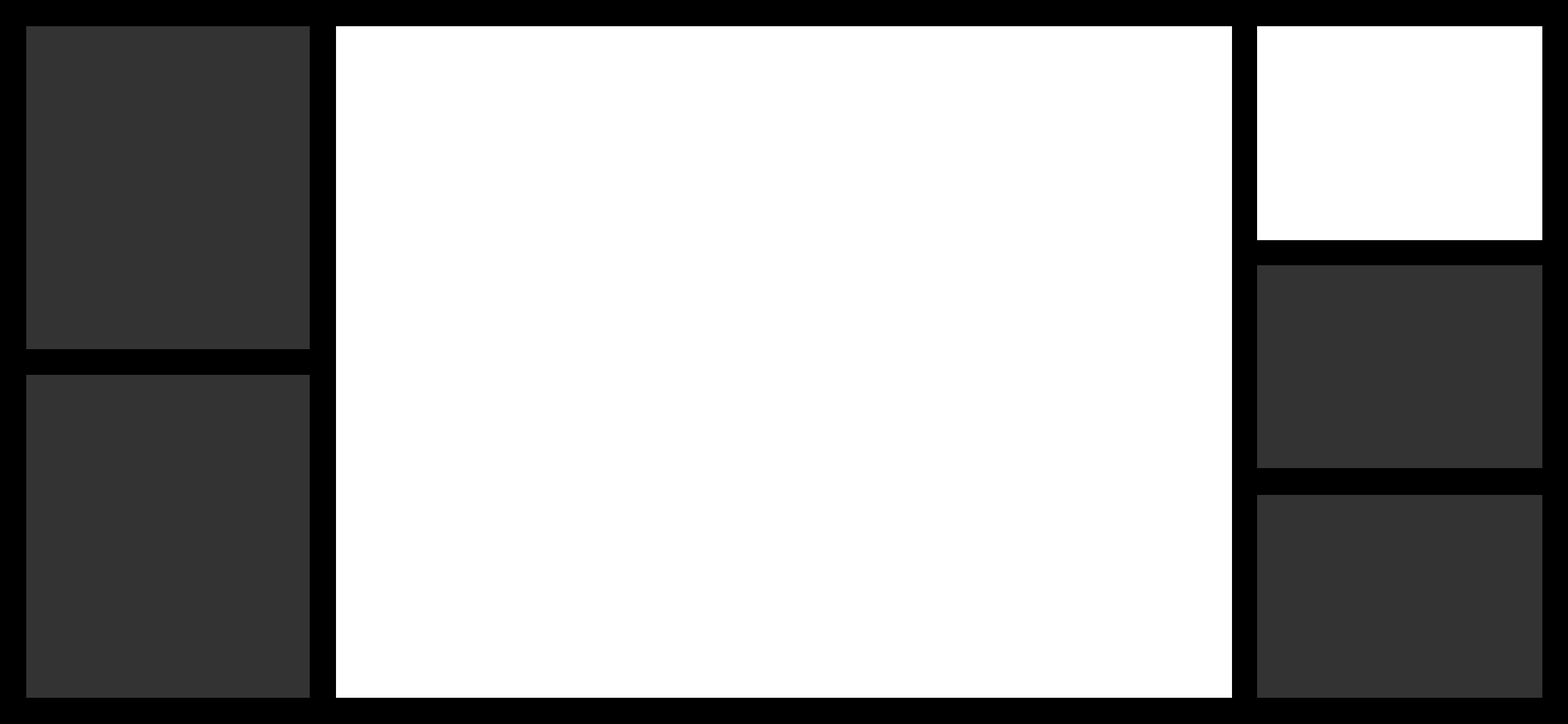
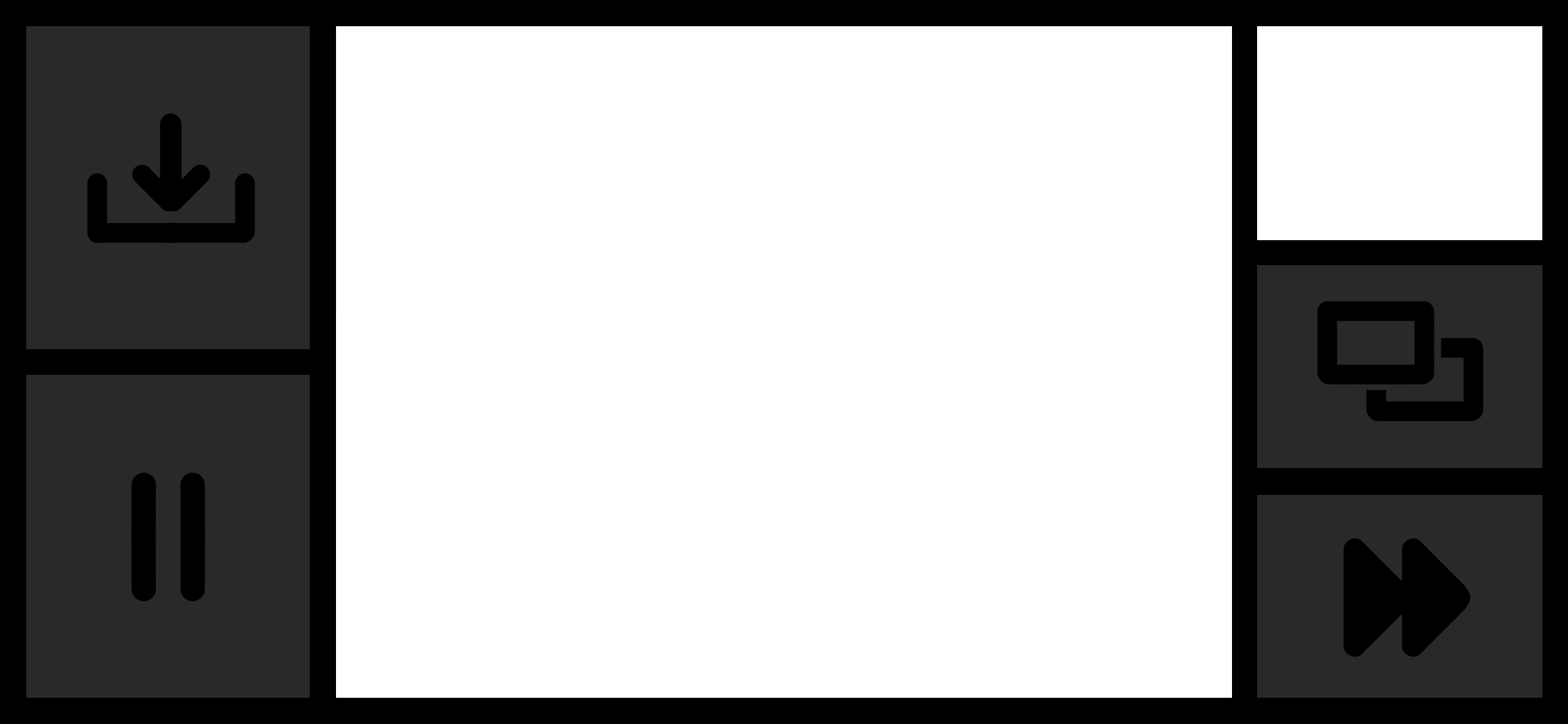
The second 1568×724 image is a revision of the first. Changes to its layers:
painted on "save lbl" over [86, 112, 257, 244]
"save btn": opacity 20% → 16% over [26, 26, 310, 350]
painted on "menu lbl" over [130, 471, 206, 603]
"menu btn": opacity 20% → 16% over [26, 375, 310, 699]
painted on "screen-swap lbl" over [1316, 300, 1484, 423]
"screen-swap btn": opacity 20% → 16% over [1257, 265, 1543, 469]
painted on "fast-forward lbl" over [1342, 537, 1472, 658]
"fast-forward btn": opacity 20% → 16% over [1257, 495, 1543, 699]
